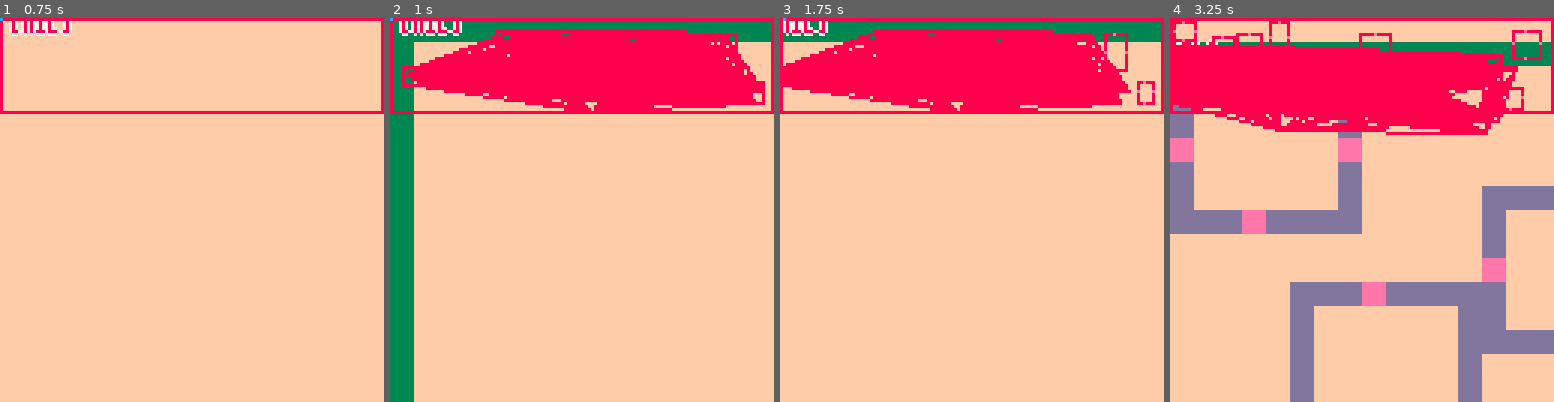
Above: before the commit, frames 1-4 (left to right).
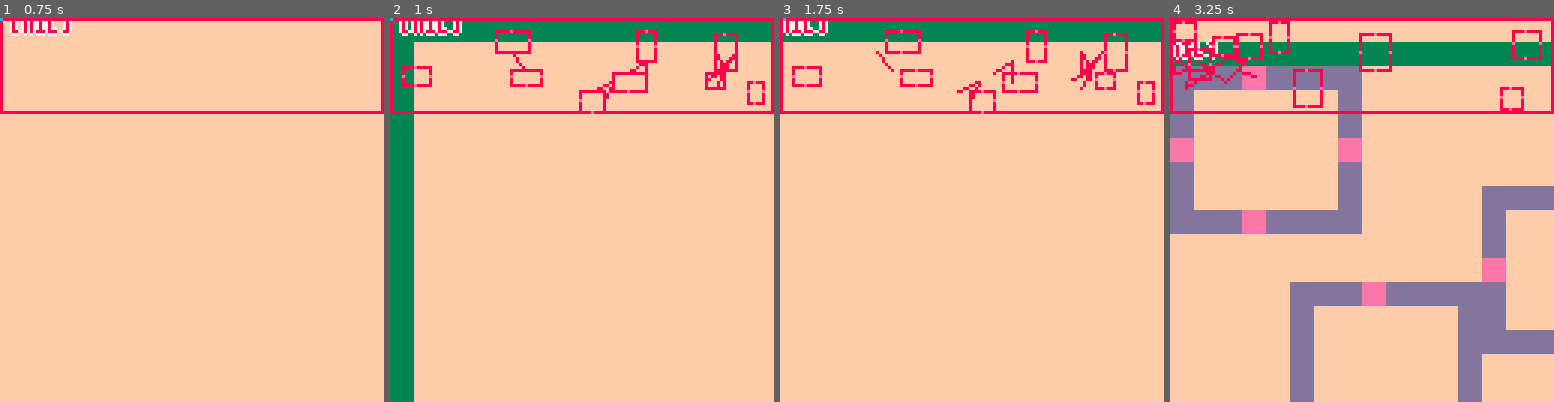
Above: after the commit, the same moments.

Repository: eduszesz/shmup
Game: PICO-8 cartridge rooms.p8
Same seed, same stepped clock (60 frames per second), same inputs: the game is played once before the commit and once after it.
Inputs:
- Up to frame 1 (0.75 s): tap O (Z key) at 0.7 s
- Up to frame 2 (1 s): no input
- Up to frame 3 (1.75 s): hold Right from 1.6 s (still down); tap O (Z key) at 1.7 s
- Up to frame 4 (3.25 s): release Right at 2.1 s; tap O (Z key) at 2.1, 2.5, 2.9 s; hold Up 2.15-2.42 s; hold Right 2.47-3.03 s; hold Left from 3.08 s (still down)

Frame 1 is identical in both runs. In frame 2, 14% of the frame differs, in the area x 3-98%, y 3-25%; in frame 3, 14%; in frame 4, 15%, in the area x 0-91%, y 7-31%.

Commit message:
path experiments

Diff:
--- a/rooms.p8
+++ b/rooms.p8
@@ -150,11 +150,14 @@
 				for r in all(rooms) do
 					if coll(r,doors[i]) and
 					not  coll(r,doors[j]) then
-						local w={x1=doors[i].x,
+						if abs(doors[i].x-doors[j].x)<8 and
+							abs(doors[i].y-doors[j].y)<8 then
+							local w={x1=doors[i].x,
 															y1=doors[i].y,
 															x2=doors[j].x,
 															y2=doors[j].y}
-						add(ways,w)
+							add(ways,w)
+						end
 					end
 				end
 			end
